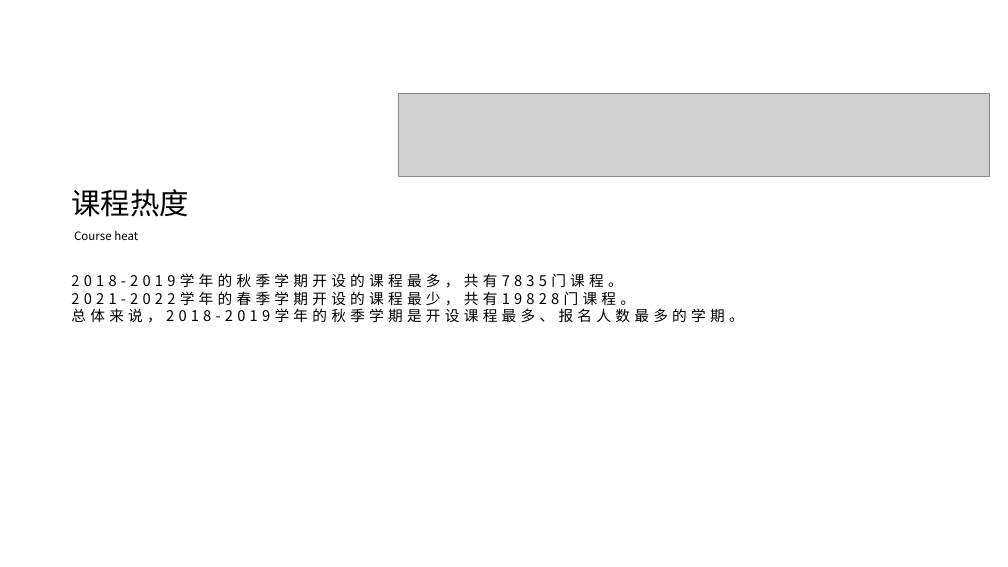
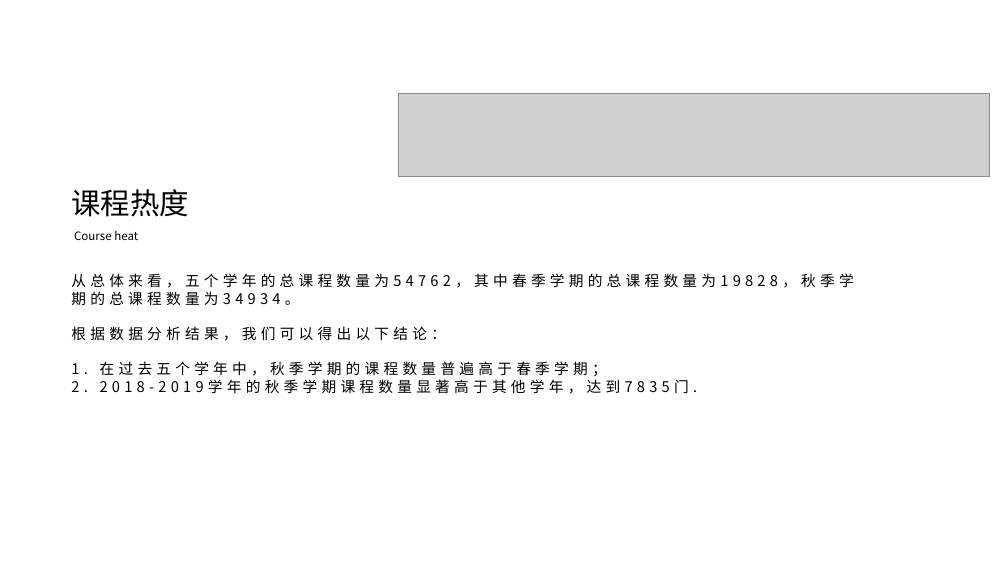
Before and after one commit to 1802024110/School-Assignment, a slide deck: slide 12 of BigData/分析.pptx. Drawn at 1008x567 pixels with LibreOffice and Linux fonts; fonts in the diff are those of the drawing; grey boxes stand for pictures. Boxes give left, top, right and bottom in pixels: in the first picture for what was removed or moved away, otherwise in the second. Text is boxed around its words. In the diff, an @@ line names an element or a change of style, - is before the commit and + after.

```diff
--- a/BigData/分析.pptx
+++ b/BigData/分析.pptx
@@ text at bbox=[71, 273, 853, 394]: text changed @@
-2018-2019学年的秋季学期开设的课程最多，共有7835门课程。
-2021-2022学年的春季学期开设的课程最少，共有19828门课程。
-总体来说，2018-2019学年的秋季学期是开设课程最多、报名人数最多的学期。
+从总体来看，五个学年的总课程数量为54762，其中春季学期的总课程数量为19828，秋季学期的总课程数量为34934。
+根据数据分析结果，我们可以得出以下结论：
+1. 在过去五个学年中，秋季学期的课程数量普遍高于春季学期；
+2. 2018-2019学年的秋季学期课程数量显著高于其他学年，达到7835门.
```
Also in this commit, not shown: 2 other slides changed, 2 slides added, 2 other files.
